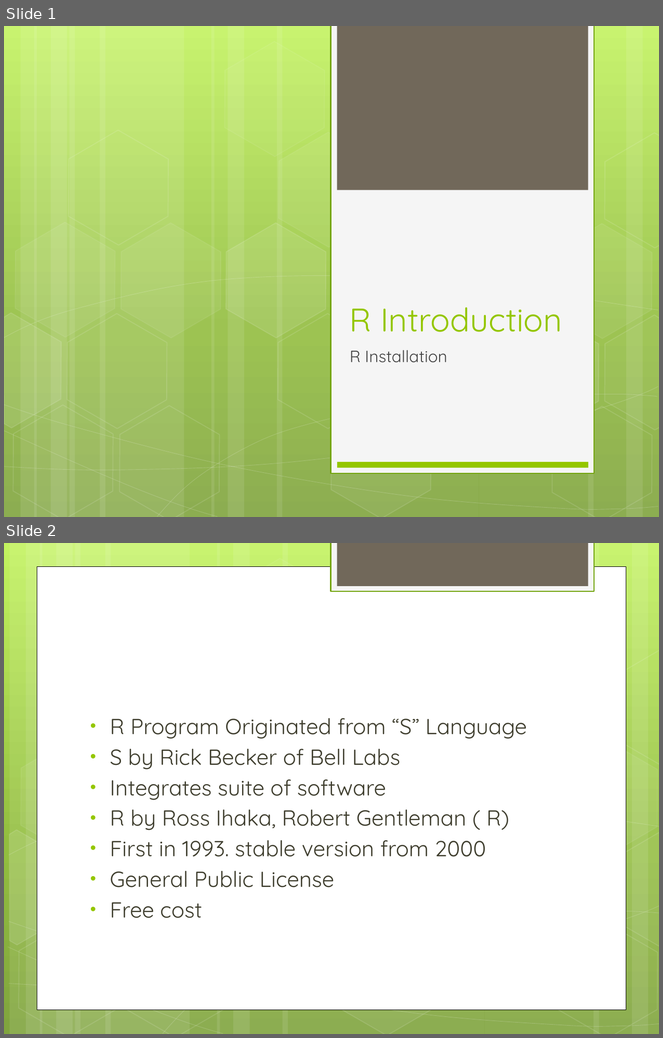
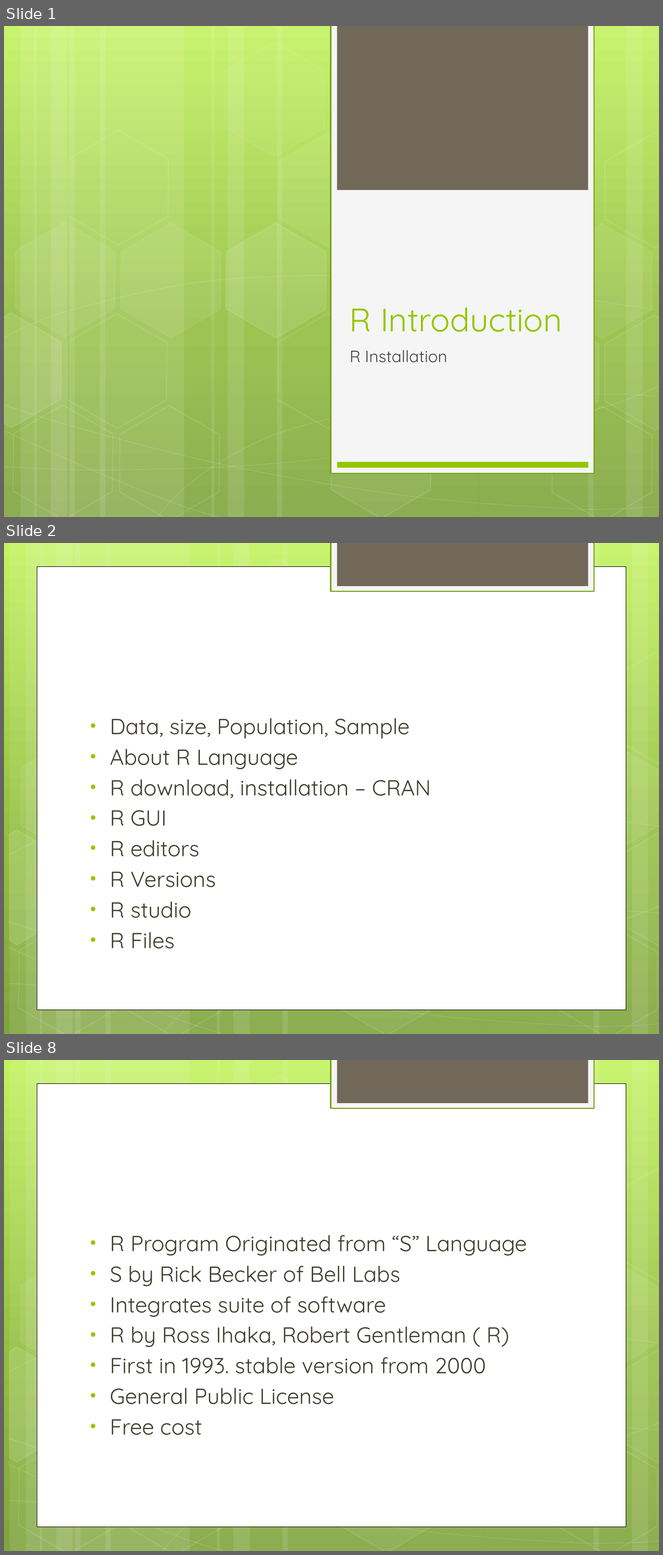
Before and after one commit to gpavankumar1974/Rnotes, a slide deck: RBasics/R Intro 2.pptx. Shown one above the other, each under a label of ours: slides 1 and 2 before the commit, slides 1, 2 and 8 after it; the slides between them are not shown. The pictures are 663x1038 and 663x1555 pixels, drawn with LibreOffice and Linux fonts; fonts in the diff are those of the drawing. Boxes give left, top, right and bottom in pixels: in the first picture for what was removed or moved away, otherwise in the second. Text is boxed around its words. In the diff, an @@ line names an element or a change of style, - is before the commit and + after.

```diff
--- a/RBasics/R Intro 2.pptx
+++ b/RBasics/R Intro 2.pptx
@@ slide 2 added at [4, 543, 659, 1034], background gradient #C3F35F to #93BF3F to #81A53E; not listed: 31 template elements that a slide beside it also shows @@
@@ text added at [110, 718, 431, 949], 24 pt, text #3E3D2D @@
+• Data, size, Population, Sample
+• About R Language
+• R download, installation – CRAN
+• R GUI
+• R editors
+• R Versions
+• R studio
+• R Files
@@ what was slide 2 is now slide 8 @@
```
Also in this commit, not shown: 5 other slides added.
